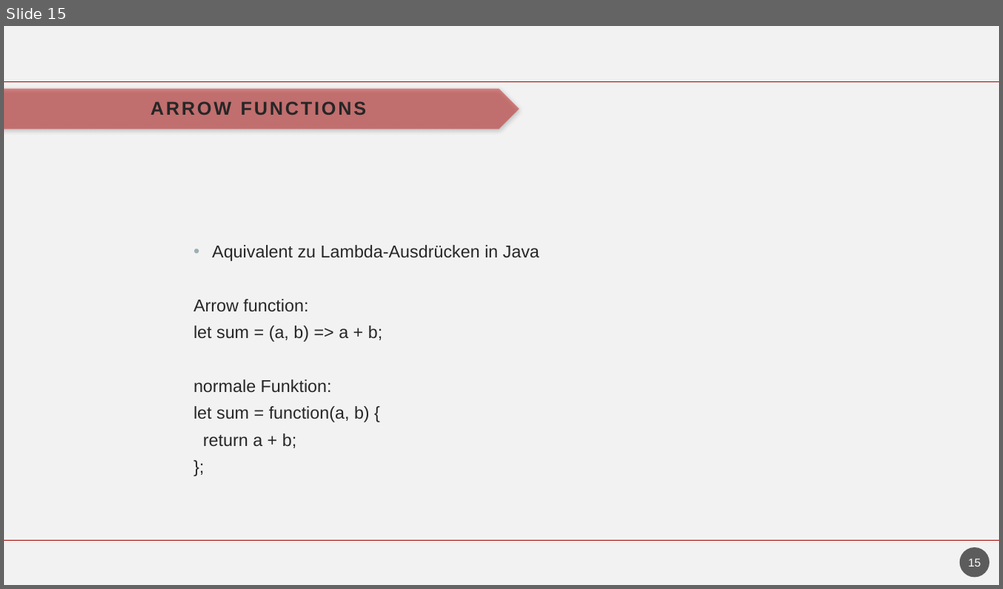
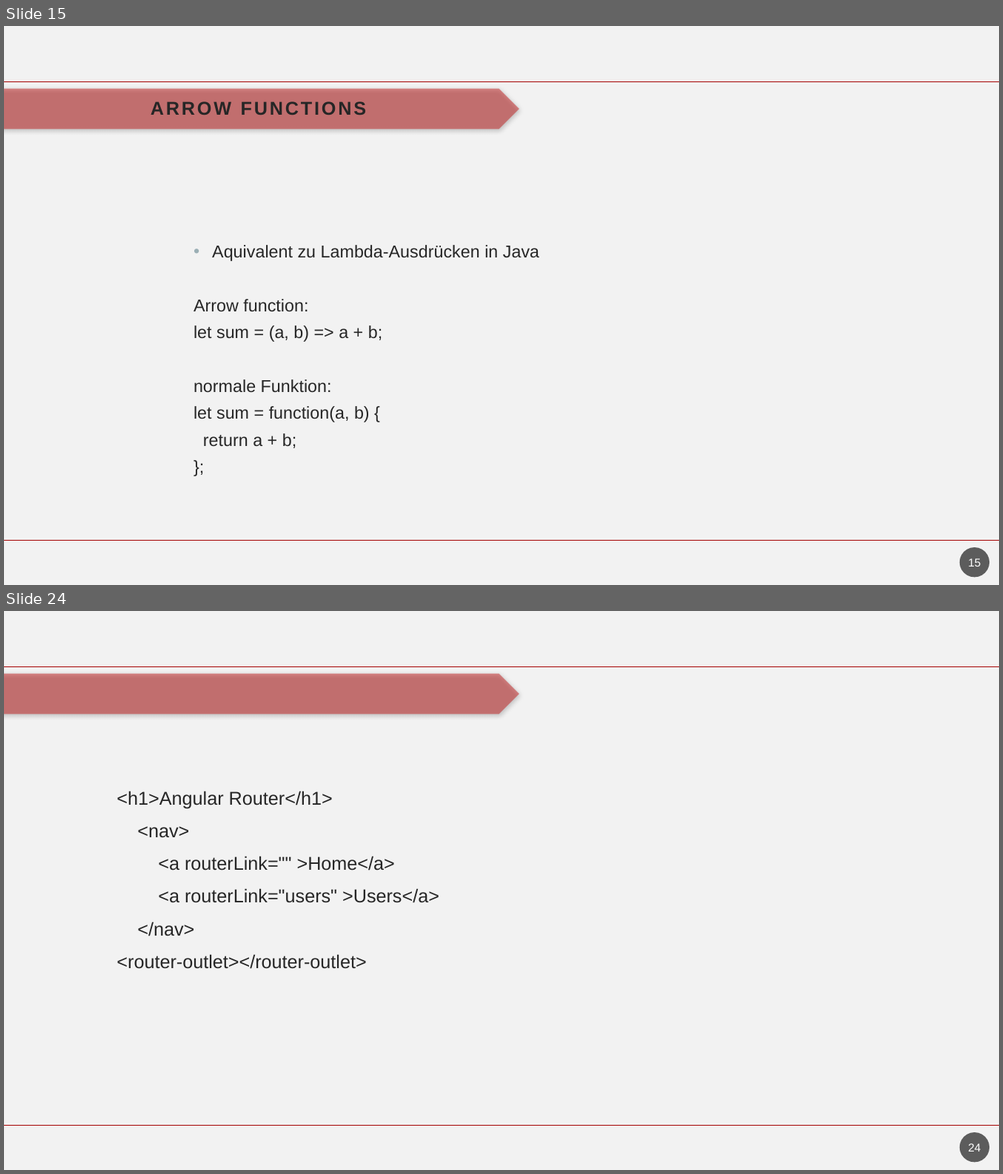
Before and after one commit to havrazO/Angular-Vortrag, a slide deck: vortrag/präsentation/entwurf/angular.pptm. Shown one above the other, each under a label of ours: slide 15 before the commit, slides 15 and 24 after it; the slides between them are not shown. The pictures are 1003x589 and 1003x1174 pixels, drawn with LibreOffice and Linux fonts; fonts in the diff are those of the drawing; background and template pictures are left out. Boxes give left, top, right and bottom in pixels: in the first picture for what was removed or moved away, otherwise in the second. Text is boxed around its words. In the diff, an @@ line names an element or a change of style, - is before the commit and + after.

```diff
--- a/vortrag/präsentation/entwurf/angular.pptm
+++ b/vortrag/präsentation/entwurf/angular.pptm
@@ slide 24 added at (4,611,999,1170), background #F2F2F2; not listed: 3 template elements that a slide beside it also shows @@
@@ text added at (116,791,439,969), 18 pt, text #262626 @@
+<h1>Angular Router</h1>
+<nav>
+<a routerLink="" >Home</a>
+<a routerLink="users" >Users</a>
+</nav>
+<router-outlet></router-outlet>
@@ page number added at (960,1133,990,1163), fill #1D1D1D at 70% opacity, 11 pt, text #FFFFFF @@
+24
```
Also in this commit, not shown: 1 slide changed, 9 other slides added, 3 other files.
